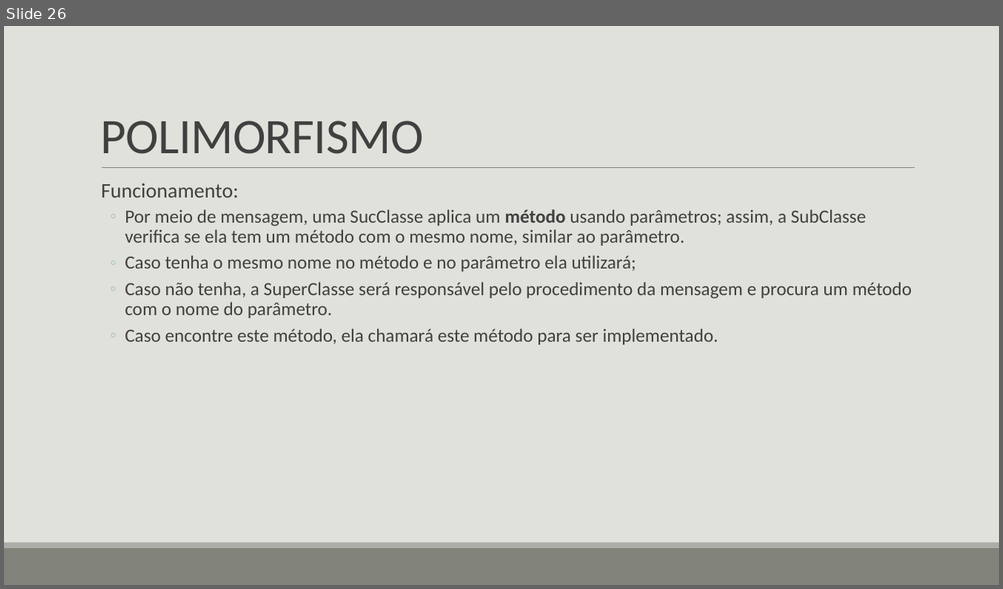
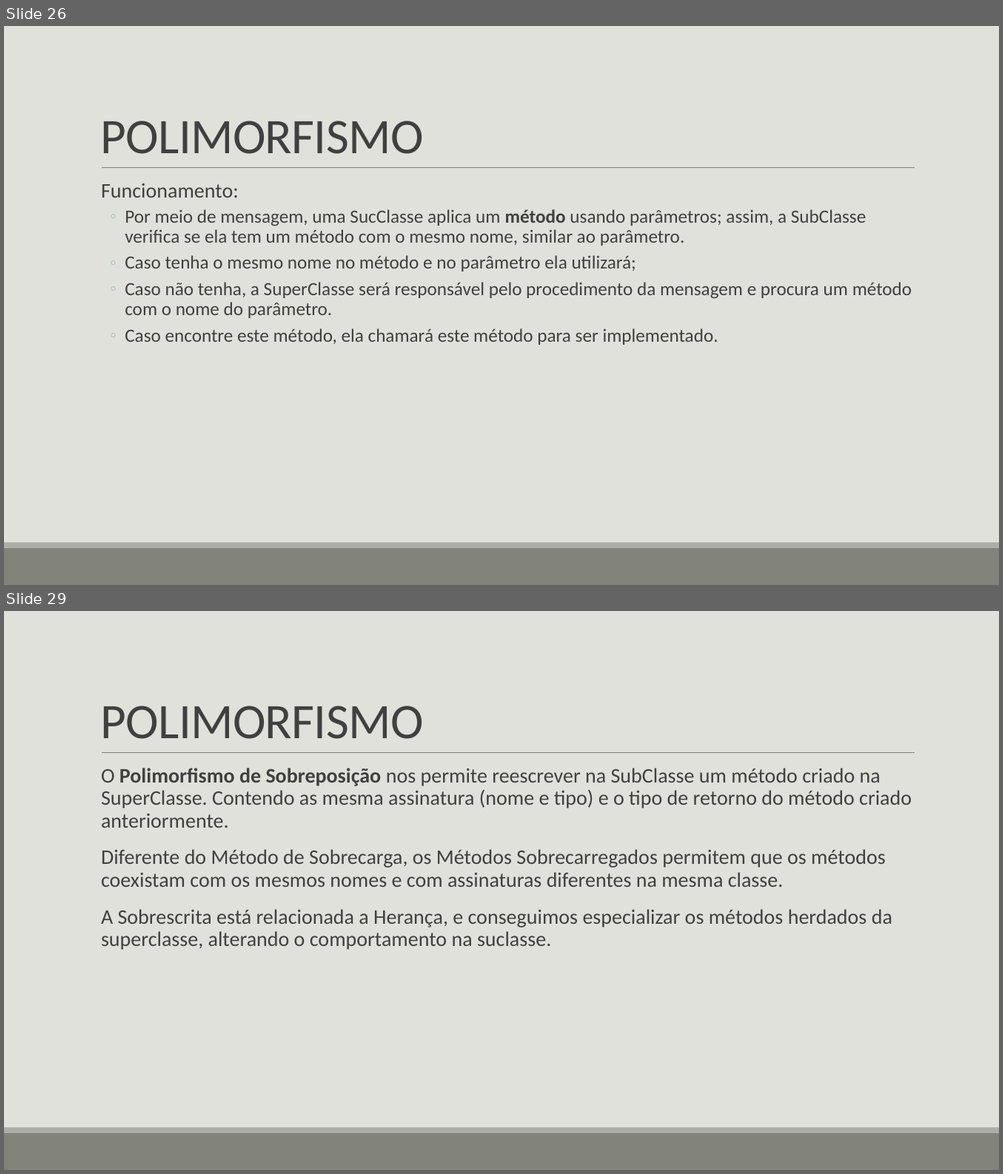
Before and after one commit to LucasHerculanoAmaro/Minhas-Aulas, a slide deck: Euripedes Simões de Paula/Java/Programação Orientada a Objetos 2/Programação Orientada a Objetos 2.pptx. Shown one above the other, each under a label of ours: slide 26 before the commit, slides 26 and 29 after it; the slides between them are not shown. The pictures are 1003x589 and 1003x1174 pixels, drawn with LibreOffice and Linux fonts; fonts in the diff are those of the drawing. Boxes give left, top, right and bottom in pixels: in the first picture for what was removed or moved away, otherwise in the second. Text is boxed around its words. In the diff, an @@ line names an element or a change of style, - is before the commit and + after.

```diff
--- a/Euripedes Simões de Paula/Java/Programação Orientada a Objetos 2/Programação Orientada a Objetos 2.pptx
+++ b/Euripedes Simões de Paula/Java/Programação Orientada a Objetos 2/Programação Orientada a Objetos 2.pptx
@@ slide 29 added at [4,611,999,1170], background #E1E1DB; not listed: 3 template elements that a slide beside it also shows @@
@@ title added at [101,706,424,739], 48 pt, text #404040 @@
+POLIMORFISMO
@@ text added at [101,768,911,950], 20 pt, text #404040 @@
+  O Polimorfismo de Sobreposição nos permite reescrever na SubClasse um método criado na SuperClasse. Contendo as mesma assinatura (nome e tipo) e o tipo de retorno do método criado anteriormente.
+  Diferente do Método de Sobrecarga, os Métodos Sobrecarregados permitem que os métodos coexistam com os mesmos nomes e com assinaturas diferentes na mesma classe.
+  A Sobrescrita está relacionada a Herança, e conseguimos especializar os métodos herdados da superclasse, alterando o comportamento na suclasse.
```
Also in this commit, not shown: 4 slides changed, 5 other slides added.
